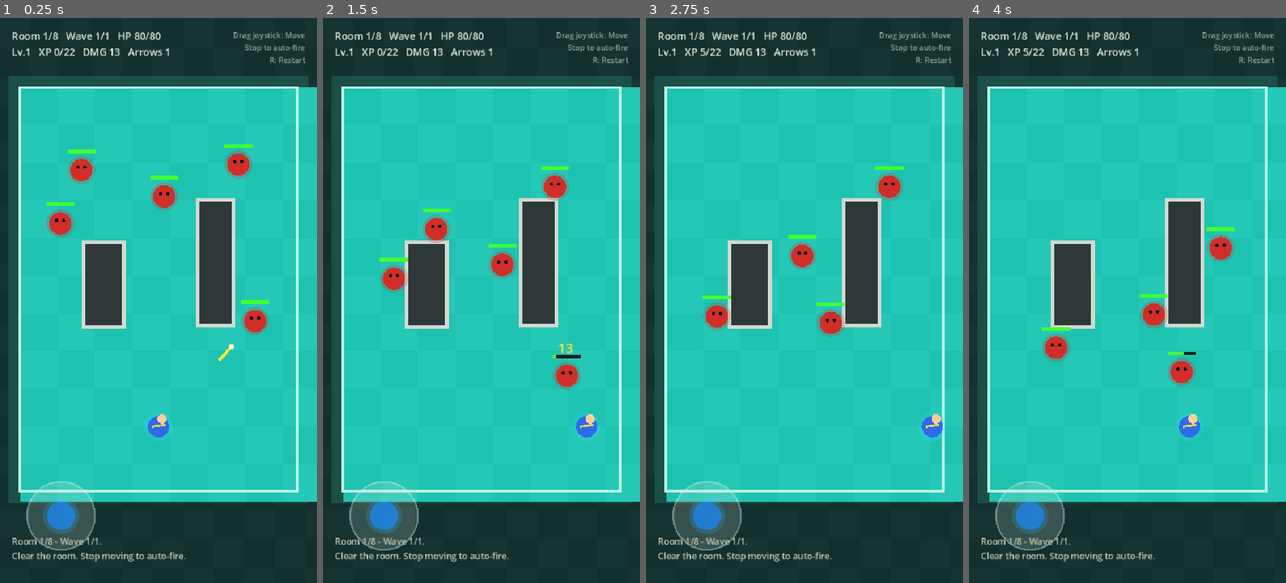
Above: before the commit, frames 1-4 (left to right).
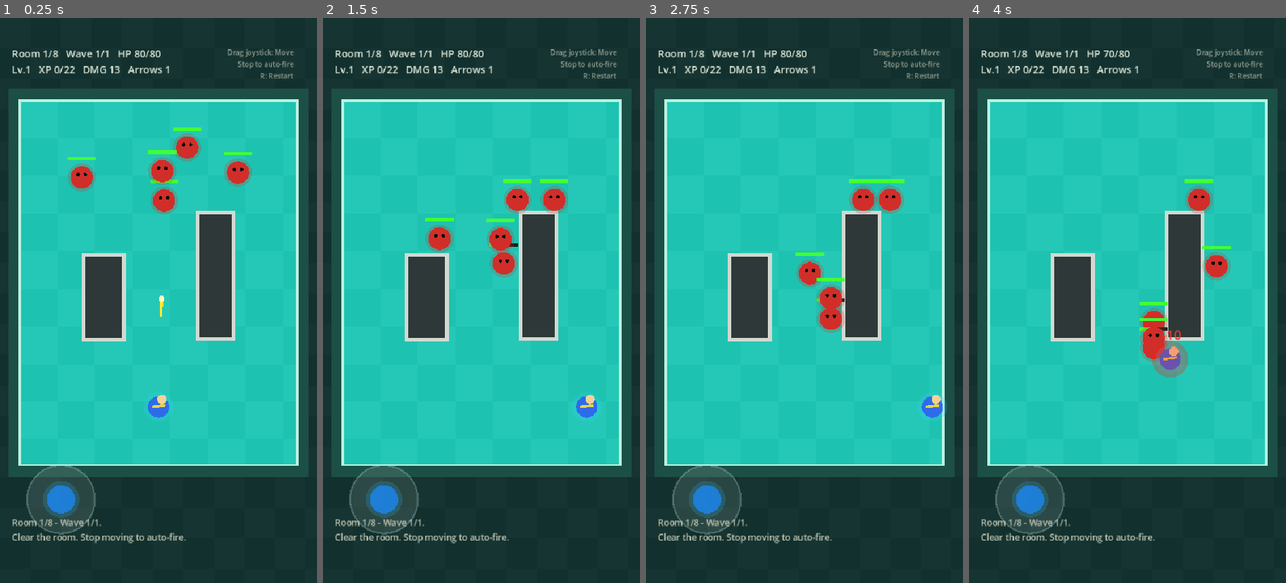
Above: after the commit, the same moments.

Repository: Stoner609/jade-bow-arrow
Game: Godot game, scene res://Main.tscn
Same seed, same stepped clock (60 frames per second), same inputs: the game is played once before the commit and once after it.
Inputs (mouse positions are in pixels of both pictures, inside the frame that each line leads up to):
- Up to frame 1 (0.25 s): no input
- Up to frame 2 (1.5 s): tap Enter at 0.5 s; move the mouse to (551, 272) at 0.52 s; hold Right (move_right) 0.53-1.25 s; tap 1 at 0.6 s; click (551, 272) at 0.67 s; drag from (418, 328) to (465, 413) at 1.27 s
- Up to frame 3 (2.75 s): move the mouse to (836, 176) at 2.02 s; hold Right (move_right) from 2.03 s (still down); tap 3 at 2.1 s
- Up to frame 4 (4 s): release Right (move_right) at 2.75 s; drag from (1111, 413) to (1032, 215) at 2.77 s; move the mouse to (1222, 385) at 3.52 s; hold Left (move_left) from 3.53 s (still down); tap 2 at 3.6 s

The runs differ from the first frame. In frame 1, 23% of the frame differs, in the area x 2-100%, y 2-97%; in frame 2, 22%; in frame 3, 22%; in frame 4, 22%.

Commit message:
Adjust the layout of the HUD and virtual joystick, and update the touch logic to enhance the user experience

Diff:
--- a/Main.tscn
+++ b/Main.tscn
@@ -9,27 +9,27 @@
 
 [node name="HUD" type="Label" parent="CanvasLayer"]
 offset_left = 20.0
-offset_top = 18.0
+offset_top = 48.0
 offset_right = 520.0
-offset_bottom = 78.0
+offset_bottom = 108.0
 theme_override_colors/font_color = Color(0.88, 0.92, 0.86, 1)
 theme_override_font_sizes/font_size = 17
 
 [node name="Log" type="Label" parent="CanvasLayer"]
 offset_left = 20.0
-offset_top = 878.0
+offset_top = 846.0
 offset_right = 520.0
-offset_bottom = 946.0
+offset_bottom = 916.0
 theme_override_colors/font_color = Color(0.76, 0.78, 0.7, 1)
 theme_override_font_sizes/font_size = 15
 autowrap_mode = 2
 
 [node name="Help" type="Label" parent="CanvasLayer"]
-offset_left = 280.0
-offset_top = 20.0
-offset_right = 520.0
-offset_bottom = 92.0
+offset_left = 268.0
+offset_top = 50.0
+offset_right = 500.0
+offset_bottom = 122.0
 theme_override_colors/font_color = Color(0.6, 0.64, 0.58, 1)
-theme_override_font_sizes/font_size = 13
+theme_override_font_sizes/font_size = 12
 text = "Drag joystick: Move\nStop to auto-fire\nR: Restart"
 horizontal_alignment = 2
--- a/project.godot
+++ b/project.godot
@@ -21,7 +21,7 @@
 window/size/viewport_height=960
 window/handheld/orientation=1
 window/stretch/mode="canvas_items"
-window/stretch/aspect="expand"
+window/stretch/aspect="keep"
 
 [input]
 
--- a/scripts/core/constants.gd
+++ b/scripts/core/constants.gd
@@ -1,13 +1,14 @@
 extends RefCounted
 
 const VIEW_SIZE := Vector2(540, 960)
-const ARENA := Rect2(Vector2(34, 118), Vector2(472, 686))
+const ARENA := Rect2(Vector2(34, 140), Vector2(472, 620))
 const MAX_ROOMS := 8
 const PLAYER_RADIUS := 18.0
 const ENEMY_RADIUS := 19.0
 const ARROW_RADIUS := 6.0
 const PICKUP_RADIUS := 12.0
 const GATE_RADIUS := 38.0
-const JOYSTICK_CENTER := Vector2(104, 846)
+const JOYSTICK_CENTER := Vector2(104, 818)
 const JOYSTICK_RADIUS := 58.0
 const JOYSTICK_KNOB_RADIUS := 24.0
+const JOYSTICK_TOUCH_ZONE := Rect2(Vector2(0, 610), Vector2(540, 350))
--- a/scripts/core/game.gd
+++ b/scripts/core/game.gd
@@ -40,6 +40,8 @@
 var floating_texts: Array = []
 var obstacles: Array[Rect2] = []
 var touch_axis := Vector2.ZERO
+var joystick_center := Constants.JOYSTICK_CENTER
+var joystick_active := false
 var joystick_touch_index := -1
 
 
@@ -103,12 +105,16 @@
 					if _upgrade_card_rect(i).has_point(touch.position):
 						_take_upgrade(i)
 						return true
-			if touch.position.distance_to(Constants.JOYSTICK_CENTER) <= Constants.JOYSTICK_RADIUS * 1.65:
+			if Constants.JOYSTICK_TOUCH_ZONE.has_point(touch.position):
 				joystick_touch_index = touch.index
-				touch_axis = _joystick_axis(touch.position)
+				joystick_center = touch.position
+				joystick_active = true
+				touch_axis = Vector2.ZERO
 				return true
 		elif touch.index == joystick_touch_index:
 			joystick_touch_index = -1
+			joystick_center = Constants.JOYSTICK_CENTER
+			joystick_active = false
 			touch_axis = Vector2.ZERO
 			return true
 	elif event is InputEventScreenDrag and event.index == joystick_touch_index:
@@ -150,6 +156,8 @@
 	floating_texts.clear()
 	messages.clear()
 	touch_axis = Vector2.ZERO
+	joystick_center = Constants.JOYSTICK_CENTER
+	joystick_active = false
 	joystick_touch_index = -1
 	PlayerModel.reset(player, _player_start_position())
 	_spawn_room()
@@ -506,12 +514,12 @@
 
 # 用途：將觸控位置轉換成虛擬搖桿的方向向量。
 func _joystick_axis(touch_position: Vector2) -> Vector2:
-	return TouchControls.joystick_axis(touch_position, Constants.JOYSTICK_CENTER, Constants.JOYSTICK_RADIUS)
+	return TouchControls.joystick_axis(touch_position, joystick_center, Constants.JOYSTICK_RADIUS)
 
 
 # 用途：取得直式升級選單中指定卡片的位置與大小。
 func _upgrade_card_rect(index: int) -> Rect2:
-	return Rect2(Vector2(54, 292 + index * 136), Vector2(432, 112))
+	return Rect2(Vector2(54, 274 + index * 126), Vector2(432, 106))
 
 
 # 用途：計算玩家目前等級升到下一級所需的經驗值。
@@ -563,7 +571,8 @@
 			var cell_x: int = floori(float(x) / 64.0)
 			var cell_y: int = floori(float(y) / 64.0)
 			var tint: float = 0.025 if (cell_x + cell_y) % 2 == 0 else 0.0
-			draw_rect(Rect2(Vector2(x, y), Vector2(64, 64)), Color(0.12 + tint, 0.76 + tint, 0.69 + tint))
+			var tile_rect := Rect2(Vector2(x, y), Vector2(64, 64)).intersection(Constants.ARENA)
+			draw_rect(tile_rect, Color(0.12 + tint, 0.76 + tint, 0.69 + tint))
 	draw_rect(Constants.ARENA, Color(0.72, 0.95, 0.88), false, 4.0)
 	for obstacle in obstacles:
 		draw_rect(obstacle, Color(0.82, 0.85, 0.82))
@@ -632,10 +641,13 @@
 func _draw_touch_controls() -> void:
 	if mode != Mode.PLAYING:
 		return
-	var knob_position := Constants.JOYSTICK_CENTER + touch_axis.limit_length(1.0) * Constants.JOYSTICK_RADIUS
-	draw_circle(Constants.JOYSTICK_CENTER, Constants.JOYSTICK_RADIUS, Color(0.85, 0.9, 0.88, 0.18))
-	draw_arc(Constants.JOYSTICK_CENTER, Constants.JOYSTICK_RADIUS, 0.0, TAU, 48, Color(0.8, 0.95, 0.92, 0.38), 3.0)
-	draw_circle(knob_position, Constants.JOYSTICK_KNOB_RADIUS, Color(0.1, 0.48, 0.95, 0.72))
+	var center := joystick_center if joystick_active else Constants.JOYSTICK_CENTER
+	var knob_position := center + touch_axis.limit_length(1.0) * Constants.JOYSTICK_RADIUS
+	var base_alpha := 0.28 if joystick_active else 0.12
+	var ring_alpha := 0.5 if joystick_active else 0.24
+	draw_circle(center, Constants.JOYSTICK_RADIUS, Color(0.85, 0.9, 0.88, base_alpha))
+	draw_arc(center, Constants.JOYSTICK_RADIUS, 0.0, TAU, 48, Color(0.8, 0.95, 0.92, ring_alpha), 3.0)
+	draw_circle(knob_position, Constants.JOYSTICK_KNOB_RADIUS, Color(0.1, 0.48, 0.95, 0.78))
 	draw_circle(knob_position, Constants.JOYSTICK_KNOB_RADIUS + 7.0, Color(0.15, 0.75, 1.0, 0.18))
 
 
@@ -649,7 +661,7 @@
 func _draw_overlay() -> void:
 	if mode == Mode.UPGRADE:
 		draw_rect(Rect2(Vector2.ZERO, Constants.VIEW_SIZE), Color(0.02, 0.03, 0.04, 0.72))
-		draw_string(ThemeDB.fallback_font, Vector2(124, 232), "Choose an ability", HORIZONTAL_ALIGNMENT_LEFT, -1, 31, Color(0.95, 0.96, 0.88))
+		draw_string(ThemeDB.fallback_font, Vector2(124, 220), "Choose an ability", HORIZONTAL_ALIGNMENT_LEFT, -1, 31, Color(0.95, 0.96, 0.88))
 		for i in upgrade_choices.size():
 			var card := _upgrade_card_rect(i)
 			draw_rect(card, Color(0.11, 0.16, 0.18))
@@ -660,5 +672,5 @@
 	elif mode == Mode.DEAD or mode == Mode.WON:
 		draw_rect(Rect2(Vector2.ZERO, Constants.VIEW_SIZE), Color(0.02, 0.03, 0.04, 0.74))
 		var title := "Chapter cleared" if mode == Mode.WON else "Run failed"
-		draw_string(ThemeDB.fallback_font, Vector2(144, 392), title, HORIZONTAL_ALIGNMENT_LEFT, -1, 36, Color(0.95, 0.96, 0.88))
-		draw_string(ThemeDB.fallback_font, Vector2(130, 442), "Press R to start a new run.", HORIZONTAL_ALIGNMENT_LEFT, -1, 19, Color(0.76, 0.82, 0.78))
+		draw_string(ThemeDB.fallback_font, Vector2(144, 374), title, HORIZONTAL_ALIGNMENT_LEFT, -1, 36, Color(0.95, 0.96, 0.88))
+		draw_string(ThemeDB.fallback_font, Vector2(130, 424), "Press R to start a new run.", HORIZONTAL_ALIGNMENT_LEFT, -1, 19, Color(0.76, 0.82, 0.78))
